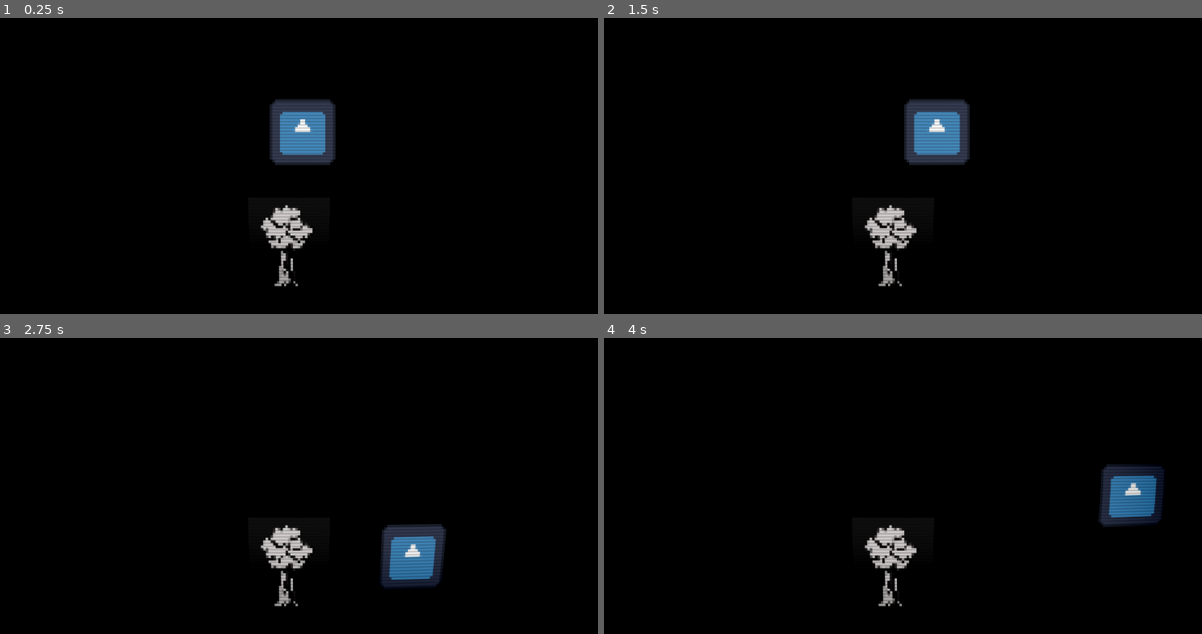
Above: before the commit, frames 1-4 (two rows, left to right).
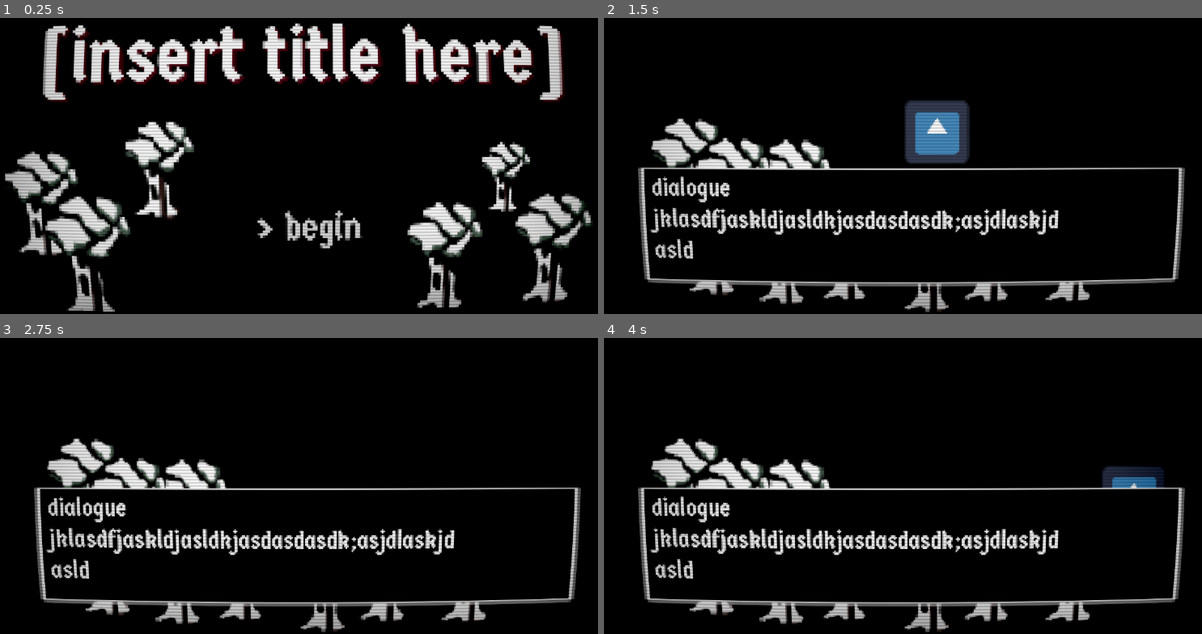
Above: after the commit, the same moments.

Repository: julianlaxamana/ld-60
Game: Godot game, scene res://Scenes/title_screen.tscn
Same seed, same stepped clock (60 frames per second), same inputs: the game is played once before the commit and once after it. Before the commit the project starts from res://Scenes/test.tscn. The engine's default icon, where the game draws it, is replaced by a stand-in: a white triangle on a blue panel in a dark square.
Inputs (mouse positions are in pixels of both pictures, inside the frame that each line leads up to):
- Up to frame 1 (0.25 s): no input
- Up to frame 2 (1.5 s): click (914, 228) at 0.5 s, where only the run after the commit has a clickable "> begin"; tap Enter at 1.25 s; hold Right (ui_right) from 1.28 s (still down)
- Up to frame 3 (2.75 s): release Right (ui_right) at 2.03 s; hold Down (ui_down) from 2.03 s (still down)
- Up to frame 4 (4 s): release Down (ui_down) at 2.78 s; hold Right (ui_right) 2.78-3.53 s; hold Up (ui_up) from 3.53 s (still down)

The runs differ from the first frame. In frame 1, 23% of the frame differs, in the area x 0-100%, y 1-100%; in frame 2, 11%; in frame 3, 13%; in frame 4, 12%.

Commit message:
added dialogue box

Diff:
--- /dev/null
+++ b/Scenes/map.tscn
@@ -0,0 +1,3 @@
+[gd_scene format=3 uid="uid://dw8tbb0a3rhdl"]
+
+[node name="Map" type="Node2D" unique_id=883407230]
--- a/Scenes/test.tscn
+++ b/Scenes/test.tscn
@@ -5,7 +5,9 @@
 [ext_resource type="Shader" uid="uid://km5x4l4c3tgi" path="res://Shaders/screen_effect.gdshader" id="3_qc4db"]
 [ext_resource type="Script" uid="uid://bo5lyy3uesf4i" path="res://Scripts/canvas_layer.gd" id="3_ys1qc"]
 [ext_resource type="Shader" uid="uid://c2fn1n4cjxx5q" path="res://Shaders/pixel.gdshader" id="4_ys1qc"]
-[ext_resource type="Texture2D" uid="uid://dmin4y8xphh7y" path="res://Screenshot 2026-10-16 at 10.03.30 PM.png" id="6_i3aeo"]
+[ext_resource type="Texture2D" uid="uid://bpuo3r7610jpj" path="res://tree.png" id="6_i3aeo"]
+[ext_resource type="Texture2D" uid="uid://cwgh0gr1y2got" path="res://box.png" id="7_5wyu1"]
+[ext_resource type="FontFile" uid="uid://bg6w3u7u81nsp" path="res://GermaniaOne-Regular.ttf" id="8_0c07c"]
 
 [sub_resource type="CapsuleShape2D" id="CapsuleShape2D_rgm4q"]
 radius = 64.0
@@ -13,13 +15,18 @@
 
 [sub_resource type="ShaderMaterial" id="ShaderMaterial_35xla"]
 shader = ExtResource("4_ys1qc")
-shader_parameter/pixel_size = 5.00000019
+shader_parameter/pixel_size = 3.000000095
 
 [sub_resource type="ShaderMaterial" id="ShaderMaterial_ci1tc"]
 shader = ExtResource("3_qc4db")
 
 [sub_resource type="QuadMesh" id="QuadMesh_rgm4q"]
 size = Vector2(1280, 720)
+
+[sub_resource type="LabelSettings" id="LabelSettings_pgrle"]
+line_spacing = 4.0
+font = ExtResource("8_0c07c")
+font_size = 50
 
 [node name="Node2D" type="Node2D" unique_id=26238057]
 
@@ -70,7 +77,81 @@
 material = SubResource("ShaderMaterial_ci1tc")
 mesh = SubResource("QuadMesh_rgm4q")
 
-[node name="Screenshot20261016At10_03_30Pm" type="Sprite2D" parent="." unique_id=1512785774]
-position = Vector2(-26.99997, 226.00002)
-scale = Vector2(0.4640884, 0.46408838)
+[node name="Tree" type="Sprite2D" parent="." unique_id=1755786688]
+texture_filter = 1
+position = Vector2(-227.00002, 127)
+scale = Vector2(3.6874998, 3.6874998)
 texture = ExtResource("6_i3aeo")
+
+[node name="Tree2" type="Sprite2D" parent="." unique_id=1991998913]
+texture_filter = 1
+position = Vector2(-124, 238)
+scale = Vector2(3.5609128, 3.5609128)
+texture = ExtResource("6_i3aeo")
+
+[node name="Tree3" type="Sprite2D" parent="." unique_id=2106522342]
+texture_filter = 1
+position = Vector2(-252.00003, 242.00002)
+scale = Vector2(3.6874998, 3.6874998)
+texture = ExtResource("6_i3aeo")
+
+[node name="Tree4" type="Sprite2D" parent="." unique_id=667748084]
+texture_filter = 1
+position = Vector2(-435, 85.00003)
+scale = Vector2(3.6874998, 3.6874998)
+texture = ExtResource("6_i3aeo")
+
+[node name="Tree5" type="Sprite2D" parent="." unique_id=54818376]
+texture_filter = 1
+position = Vector2(44.000015, 256)
+scale = Vector2(3.6874998, 3.6874998)
+texture = ExtResource("6_i3aeo")
+
+[node name="Tree6" type="Sprite2D" parent="." unique_id=1015773130]
+texture_filter = 1
+position = Vector2(-393.00003, 226.00002)
+scale = Vector2(3.6874998, 3.6874998)
+texture = ExtResource("6_i3aeo")
+
+[node name="Tree7" type="Sprite2D" parent="." unique_id=1562618287]
+texture_filter = 1
+position = Vector2(-347.00003, 124)
+scale = Vector2(3.6874998, 3.6874998)
+texture = ExtResource("6_i3aeo")
+
+[node name="Tree8" type="Sprite2D" parent="." unique_id=2098375361]
+texture_filter = 1
+position = Vector2(166.00003, 236)
+scale = Vector2(3.6874998, 3.6874998)
+texture = ExtResource("6_i3aeo")
+
+[node name="Tree9" type="Sprite2D" parent="." unique_id=1969888768]
+texture_filter = 1
+position = Vector2(333.00006, 240.00002)
+scale = Vector2(3.6874998, 3.6874998)
+texture = ExtResource("6_i3aeo")
+
+[node name="NinePatchRect" type="NinePatchRect" parent="." unique_id=45588061]
+texture_filter = 1
+offset_left = -539.0
+offset_top = 69.0
+offset_right = 557.8745
+offset_bottom = 305.0
+texture = ExtResource("7_5wyu1")
+region_rect = Rect2(-1.8624916, -0.8387146, 202.6974, 103.708885)
+patch_margin_left = 2
+patch_margin_top = 3
+patch_margin_right = 2
+patch_margin_bottom = 2
+
+[node name="Label" type="Label" parent="NinePatchRect" unique_id=116117463]
+layout_mode = 0
+offset_left = 33.0
+offset_top = 14.0
+offset_right = 1065.0
+offset_bottom = 209.0
+text = "dialogue
+jklasdfjaskldjasldkjasdasdasdk;asjdlaskjd
+asld"
+label_settings = SubResource("LabelSettings_pgrle")
+autowrap_mode = 2
--- a/Scenes/title_screen.tscn
+++ b/Scenes/title_screen.tscn
@@ -6,11 +6,14 @@
 [ext_resource type="Script" uid="uid://bo5lyy3uesf4i" path="res://Scripts/canvas_layer.gd" id="2_twnyg"]
 [ext_resource type="Shader" uid="uid://km5x4l4c3tgi" path="res://Shaders/screen_effect.gdshader" id="3_55kwv"]
 [ext_resource type="AudioStream" uid="uid://dl0nq3q2cccsl" path="res://output (1).wav" id="6_6vd4x"]
-[ext_resource type="Texture2D" uid="uid://dmin4y8xphh7y" path="res://Screenshot 2026-10-16 at 10.03.30 PM.png" id="6_12m1t"]
+[ext_resource type="Texture2D" uid="uid://bpuo3r7610jpj" path="res://tree.png" id="7_6vd4x"]
 
 [sub_resource type="LabelSettings" id="LabelSettings_twnyg"]
 font = ExtResource("1_twnyg")
 font_size = 150
+shadow_size = 4
+shadow_color = Color(0.29062468, 0, 0.060156092, 1)
+shadow_offset = Vector2(5, 5)
 
 [sub_resource type="ShaderMaterial" id="ShaderMaterial_12m1t"]
 shader = ExtResource("1_4gxqj")
@@ -50,7 +53,9 @@
 [node name="Label" type="Label" parent="." unique_id=28123538]
 offset_top = 121.0
 offset_right = 1280.0
-offset_bottom = 595.0
+offset_bottom = 519.0
+theme_override_colors/font_shadow_color = Color(1, 0, 0.1764706, 1)
+theme_override_constants/shadow_outline_size = 500
 text = "[insert title here]"
 label_settings = SubResource("LabelSettings_twnyg")
 horizontal_alignment = 1
@@ -95,24 +100,40 @@
 stream = ExtResource("6_6vd4x")
 autoplay = true
 
-[node name="Screenshot20261016At10_03_30Pm" type="Sprite2D" parent="." unique_id=2125440517]
-position = Vector2(100, 506)
-scale = Vector2(0.63812155, 0.57211536)
-texture = ExtResource("6_12m1t")
+[node name="Tree4" type="Sprite2D" parent="." unique_id=855725774]
+texture_filter = 1
+position = Vector2(118, 510)
+scale = Vector2(3.6874998, 3.6874998)
+texture = ExtResource("7_6vd4x")
 
-[node name="Screenshot20261016At10_03_30Pm" type="Sprite2D" parent="Screenshot20261016At10_03_30Pm" unique_id=1565003277]
-position = Vector2(228.79654, 253.44536)
-scale = Vector2(0.95623755, 0.85281986)
-texture = ExtResource("6_12m1t")
+[node name="Tree5" type="Sprite2D" parent="." unique_id=90395893]
+texture_filter = 1
+position = Vector2(207, 616)
+scale = Vector2(4.234375, 4.234375)
+texture = ExtResource("7_6vd4x")
 
-[node name="Screenshot20261016At10_03_30Pm" type="Sprite2D" parent="Screenshot20261016At10_03_30Pm/Screenshot20261016At10_03_30Pm" unique_id=966831307]
-position = Vector2(1265.1676, -32.792786)
-scale = Vector2(1.0387844, 0.93133426)
-texture = ExtResource("6_12m1t")
+[node name="Tree6" type="Sprite2D" parent="." unique_id=1016659753]
+texture_filter = 1
+position = Vector2(353, 439.00003)
+scale = Vector2(3.3632808, 3.3632808)
+texture = ExtResource("7_6vd4x")
 
-[node name="Screenshot20261016At10_03_30Pm2" type="Sprite2D" parent="Screenshot20261016At10_03_30Pm" unique_id=922428955]
-position = Vector2(1681.4979, 3.4957762)
-scale = Vector2(0.8178627, 0.8178626)
-texture = ExtResource("6_12m1t")
+[node name="Tree7" type="Sprite2D" parent="." unique_id=1961359363]
+texture_filter = 1
+position = Vector2(922.00006, 612.00006)
+scale = Vector2(3.6874998, 3.6874998)
+texture = ExtResource("7_6vd4x")
+
+[node name="Tree8" type="Sprite2D" parent="." unique_id=372167033]
+texture_filter = 1
+position = Vector2(1040, 454.00006)
+scale = Vector2(2.4374998, 2.4374998)
+texture = ExtResource("7_6vd4x")
+
+[node name="Tree9" type="Sprite2D" parent="." unique_id=1754786325]
+texture_filter = 1
+position = Vector2(1138, 599)
+scale = Vector2(3.8359377, 3.8359377)
+texture = ExtResource("7_6vd4x")
 
 [connection signal="button_up" from="Button" to="." method="_on_button_button_up"]
--- a/Shaders/screen_effect.gdshader
+++ b/Shaders/screen_effect.gdshader
@@ -1,7 +1,7 @@
 shader_type canvas_item;
 render_mode unshaded, skip_vertex_transform;
 
-const float curvature = 3.0;
+const float curvature = 5.0;
 const float vignette_multiplier = 1.1;
 
 
--- a/project.godot
+++ b/project.godot
@@ -11,7 +11,7 @@
 [application]
 
 config/name="ld-60"
-run/main_scene="uid://bqu6fy8rb6h3j"
+run/main_scene="uid://bfcm5pbj8yjir"
 config/features=PackedStringArray("4.7", "Forward Plus")
 config/icon="res://icon.svg"
 
@@ -19,7 +19,8 @@
 
 window/size/viewport_width=1280
 window/size/viewport_height=720
-window/size/mode=3
+window/size/mode=2
+window/size/resizable=false
 window/stretch/mode="viewport"
 window/stretch/aspect="expand"
 
Binary file added: box.png
Not shown, added: box.png.import
Binary file added: tree.png
Not shown, added: tree.png.import
